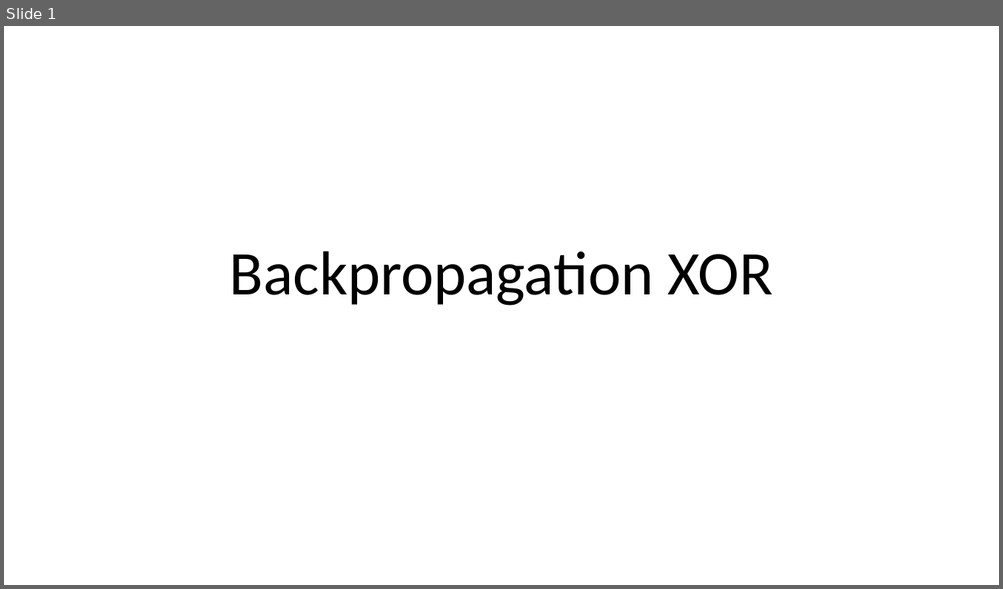
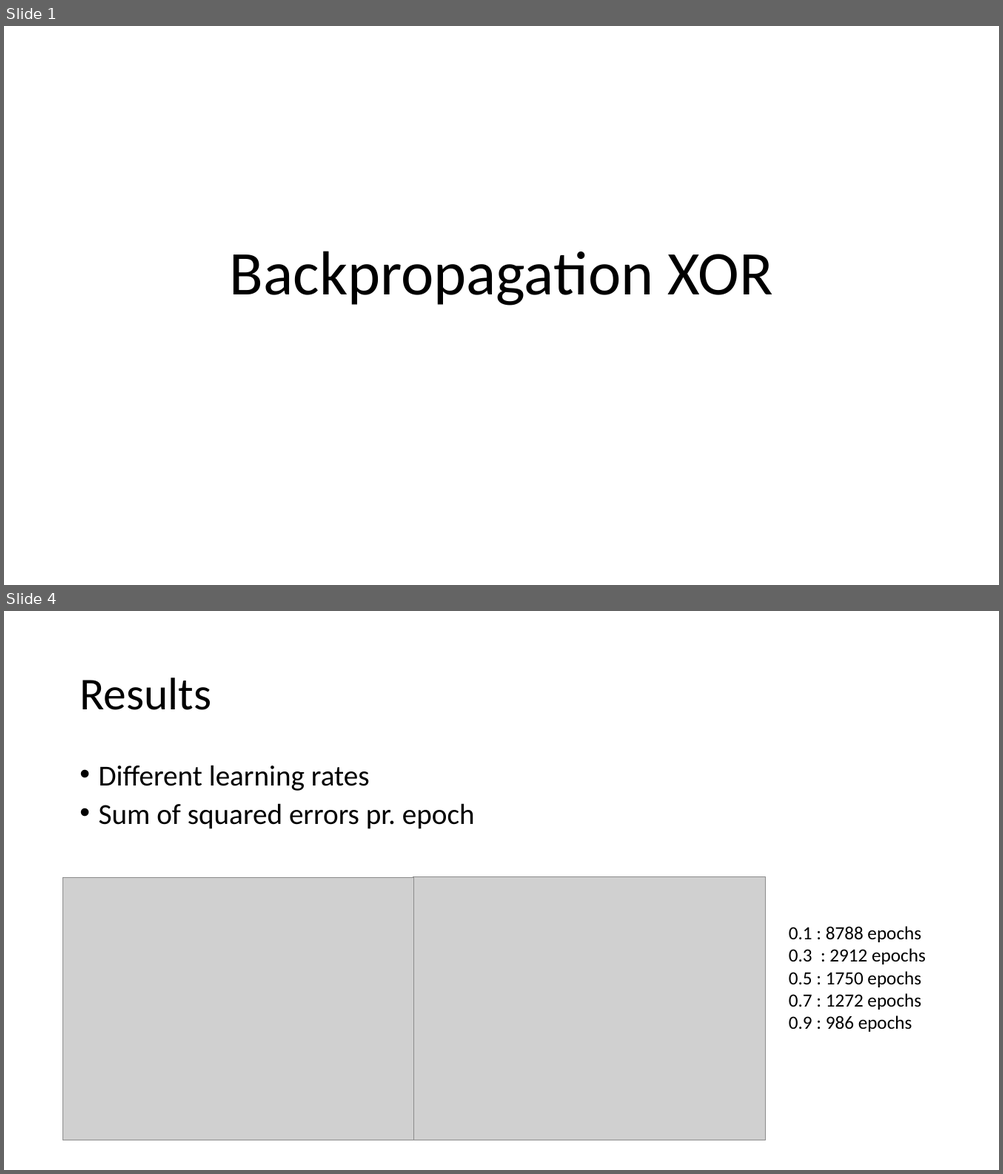
Before and after one commit to Sovsekongen/RL, a slide deck: Backpropagation XOR.pptx. Shown one above the other, each under a label of ours: slide 1 before the commit, slides 1 and 4 after it; the slides between them are not shown. The pictures are 1003x589 and 1003x1174 pixels, drawn with LibreOffice and Linux fonts; fonts in the diff are those of the drawing; grey boxes stand for pictures. Boxes give left, top, right and bottom in pixels: in the first picture for what was removed or moved away, otherwise in the second. Text is boxed around its words. In the diff, an @@ line names an element or a change of style, - is before the commit and + after.

```diff
--- a/Backpropagation XOR.pptx
+++ b/Backpropagation XOR.pptx
@@ slide 4 added at box(4, 611, 999, 1170), background #FFFFFF @@
@@ title added at box(79, 678, 211, 710), 44 pt, text #000000 @@
+Results
@@ text added at box(99, 765, 475, 829), 28 pt, text #000000 @@
+• Different learning rates
+• Sum of squared errors pr. epoch
@@ picture added at box(414, 877, 765, 1141) @@
@@ picture added at box(63, 878, 414, 1142) @@
@@ text added at box(788, 926, 925, 1032), 18 pt, text #000000 @@
+0.1 : 8788 epochs
+0.3 : 2912 epochs
+0.5 : 1750 epochs
+0.7 : 1272 epochs
+0.9 : 986 epochs
```
Also in this commit, not shown: 3 slides changed.
